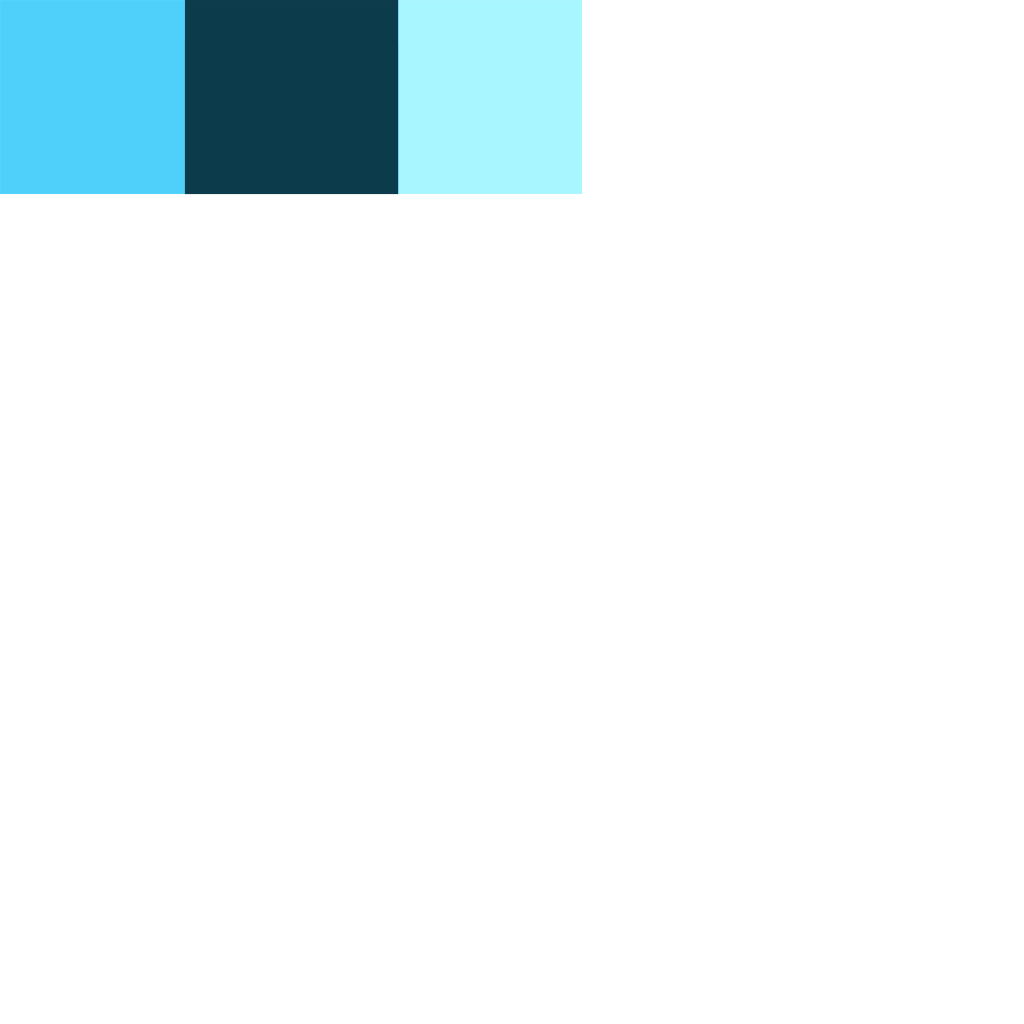
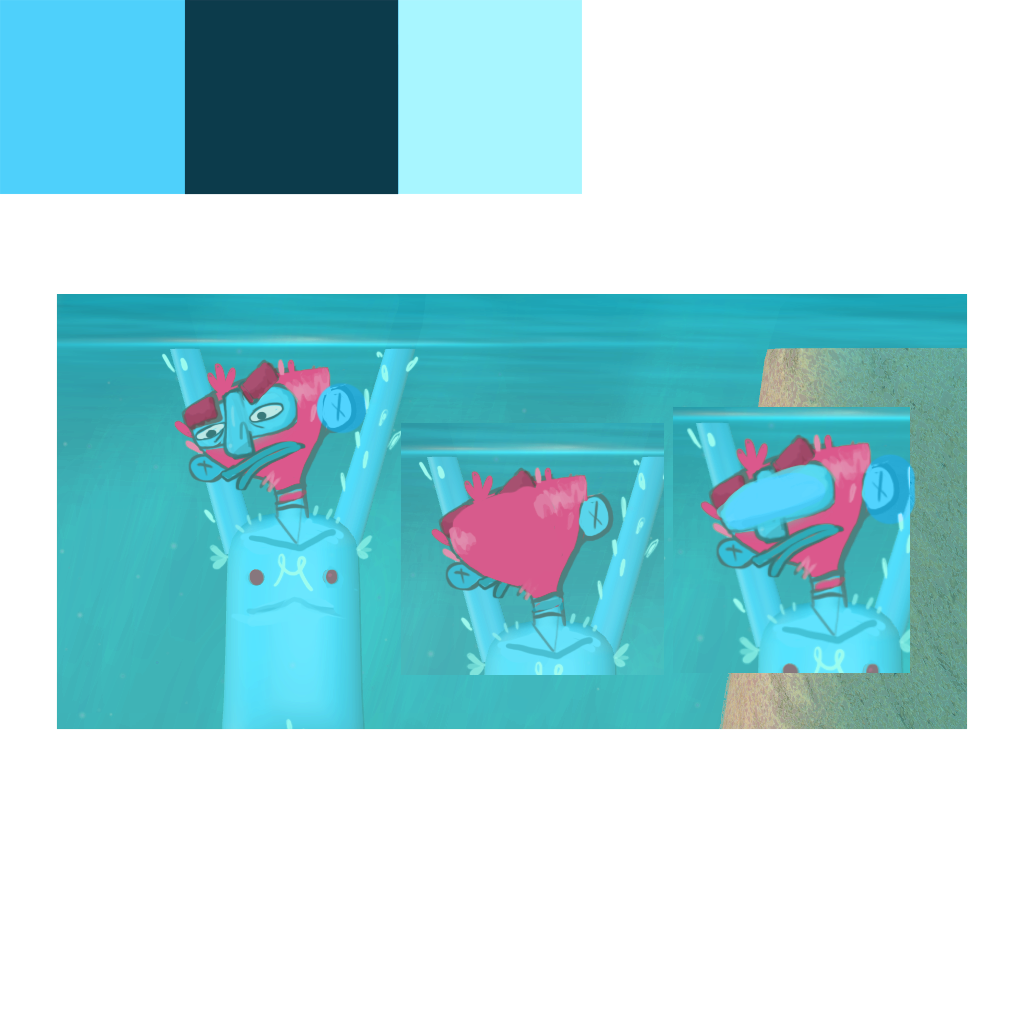
Layers edited between the first and the second 1024×1024 image:
added layer "Layer 2" above "Group 1" over [left=56, top=294, right=968, bottom=730]
added layer "Layer 1" above "Layer 6" over [left=56, top=0, right=968, bottom=730]
added layer "Background" over [left=56, top=0, right=968, bottom=730]